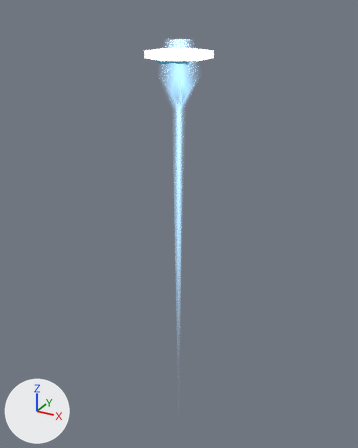
What one commit did to the glTF model public/models/pin.glb.
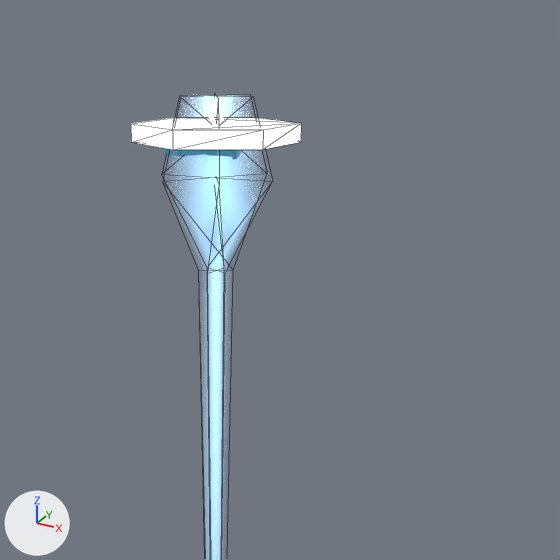
Each version is shown whole from a camera (50 mm lens) standing at (8.59, -15.63, 1.38) and looking at (-0.28, 0.51, -6.69), then close up on the part from 25% to 89% of the width and 0% to 51% of the height. Arrows for +X, +Y and +Z are at lower left; the lights stay in place. The close-ups show mesh edges as thin lines. Where no turn or scale is listed for an object, it has been applied to the vertices. Vertices at the same position are counted once.
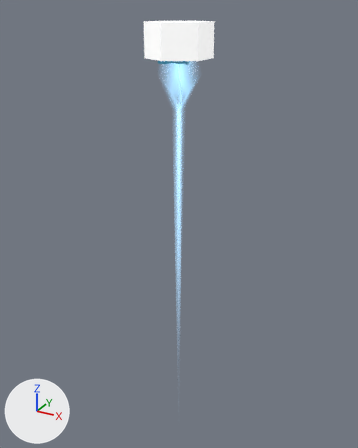
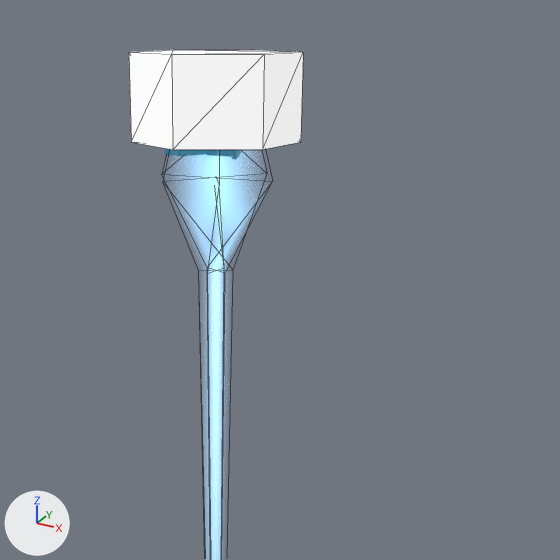
Location of each change, [x1, y1, x2, y2] in pixels of the close-ups (560 x 560 px):
```json
{"object": "Curve.001", "change": "surface changed, mesh rescaled", "before": [131, 118, 301, 150], "after": [129, 50, 303, 150], "on screen": "206% taller"}
```

The change, as JSON lines over the scene's bpy script:
```json
{"op": "set", "path": "mat_white.emission_strength", "old": "1.0", "new": "0.5"}
{"block": "me_curve_001", "where": "me_curve_001.from_pydata(...)  # 156 vertices, 308 faces; spans x -1.02..1.02, y -1.18..1.17, z -0.25..0.0"}
{"block": "me_curve_001", "where": "# used by ob_curve_001; location = (0.0, 0.0, 0.0)"}
{"block": "me_curve_001", "change": "me_curve_001 part 1: the whole mesh is scaled about its middle by (1, 1, 4.7), then moved by (0.0, 0.0, 0.46)"}
```
